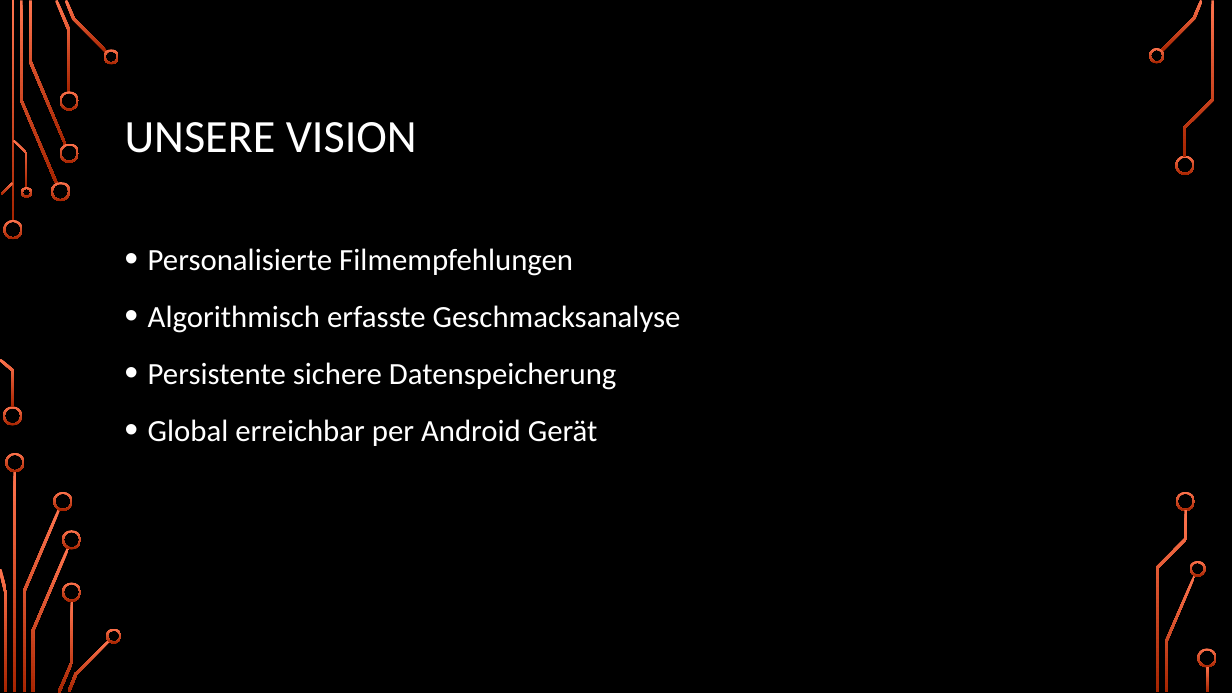
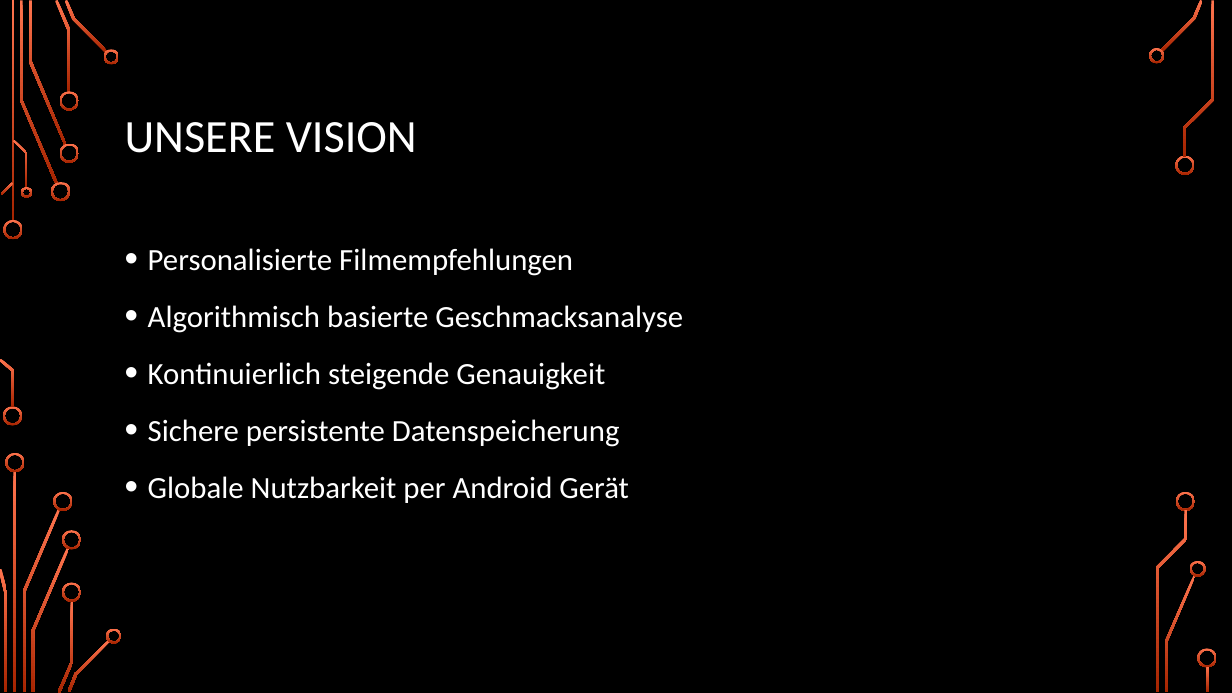
Before and after one commit to DudeStudienarbeitLMAO/TINF15B4-LSMF, a slide deck: slide 2 of docs/Midterm-Presentation/SoftwareEngineering_Präsi.pptx. Drawn at 1232x693 pixels with LibreOffice and Linux fonts; fonts in the diff are those of the drawing; background and template pictures are left out. Boxes give left, top, right and bottom in pixels: in the first picture for what was removed or moved away, otherwise in the second. Text is boxed around its words. In the diff, an @@ line names an element or a change of style, - is before the commit and + after.

```diff
--- a/docs/Midterm-Presentation/SoftwareEngineering_Präsi.pptx
+++ b/docs/Midterm-Presentation/SoftwareEngineering_Präsi.pptx
@@ text at <box>148,305,683,503</box>: text changed @@
-• Algorithmisch erfasste Geschmacksanalyse
-• Persistente sichere Datenspeicherung
-• Global erreichbar per Android Gerät
+• Algorithmisch basierte Geschmacksanalyse
+• Kontinuierlich steigende Genauigkeit
+• Sichere persistente Datenspeicherung
+• Globale Nutzbarkeit per Android Gerät
```
Also in this commit, not shown: 6 other slides changed, 21 slides added, 9 slides removed, 2 other files.
